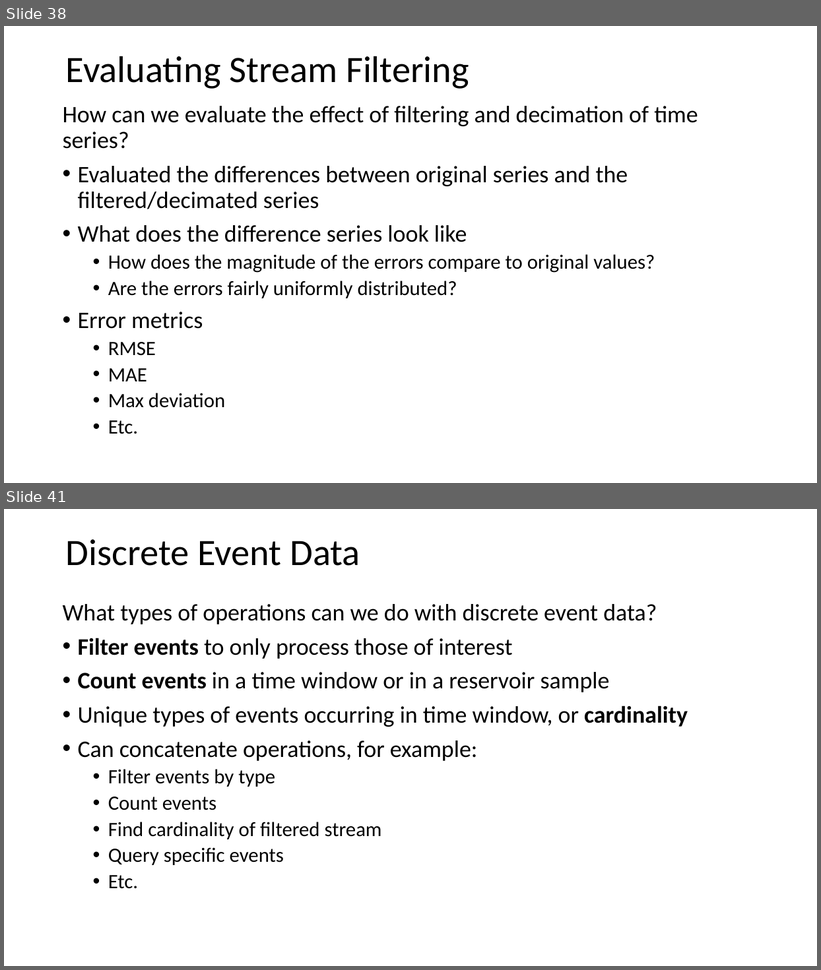
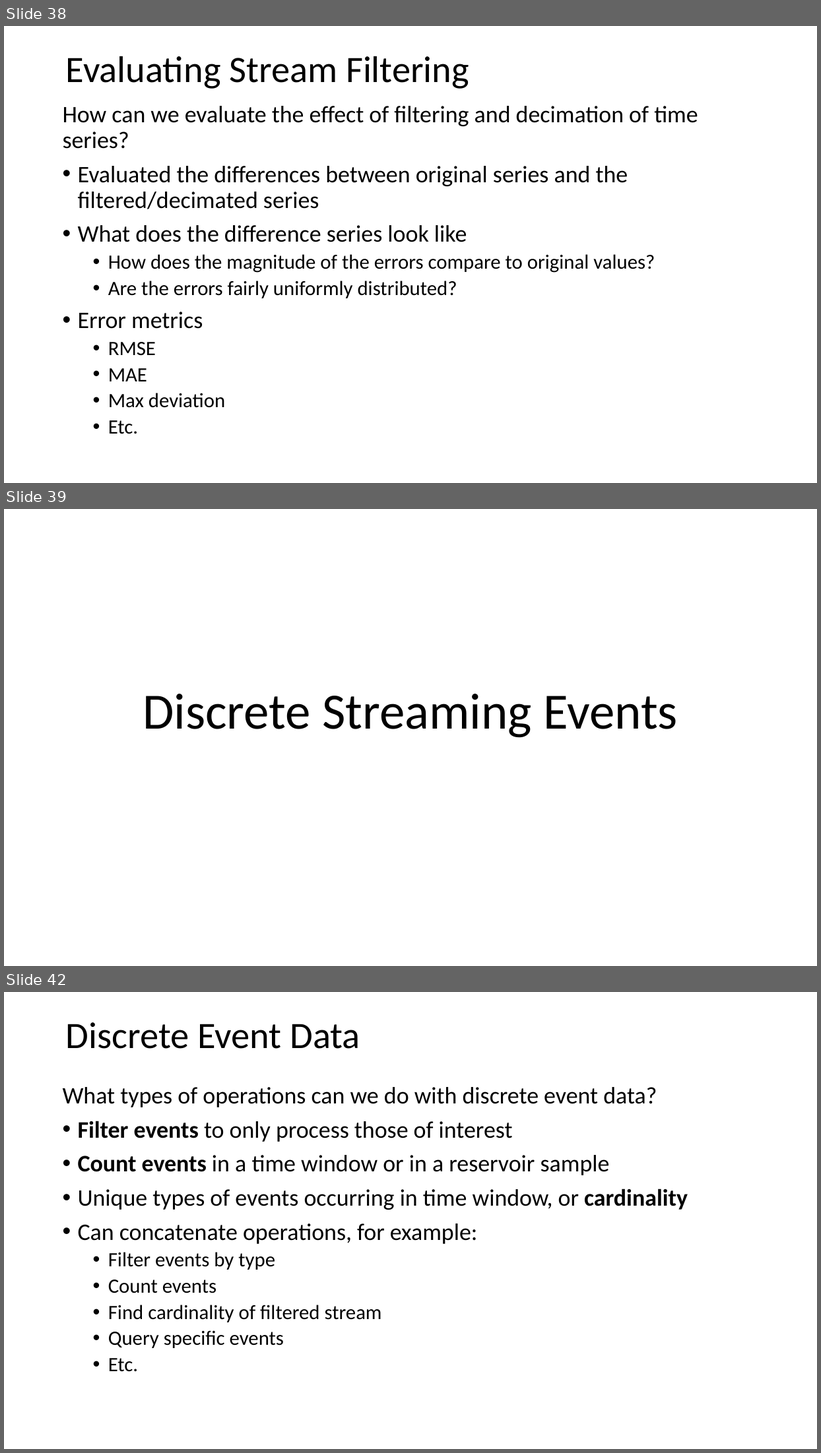
Before and after one commit to tenevian/Harvard-SSP-Data-Mining, a slide deck: slides/3_StreamingAnalytics.pptx. Shown one above the other, each under a label of ours: slides 38 and 41 before the commit, slides 38, 39 and 42 after it; the slides between them are not shown. The pictures are 821x970 and 821x1453 pixels, drawn with LibreOffice and Linux fonts; fonts in the diff are those of the drawing. Boxes give left, top, right and bottom in pixels: in the first picture for what was removed or moved away, otherwise in the second. Text is boxed around its words. In the diff, an @@ line names an element or a change of style, - is before the commit and + after.

Commit message:
Small edits to streaming slides

```diff
--- a/slides/3_StreamingAnalytics.pptx
+++ b/slides/3_StreamingAnalytics.pptx
@@ slide 39 added at <box>4,509,817,966</box>, background #FFFFFF @@
@@ title added at <box>143,694,678,738</box>, 60 pt, text #000000 @@
+Discrete Streaming Events
@@ what was slide 41 is now slide 42 @@
```
Also in this commit, not shown: 10 slides changed, 1 other slide added.
